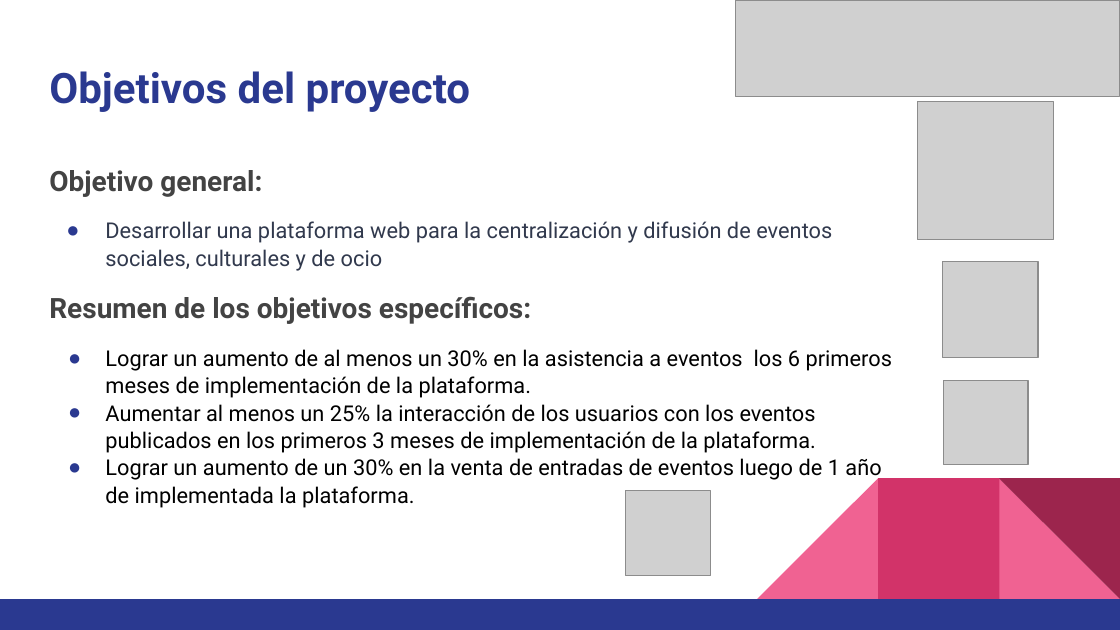
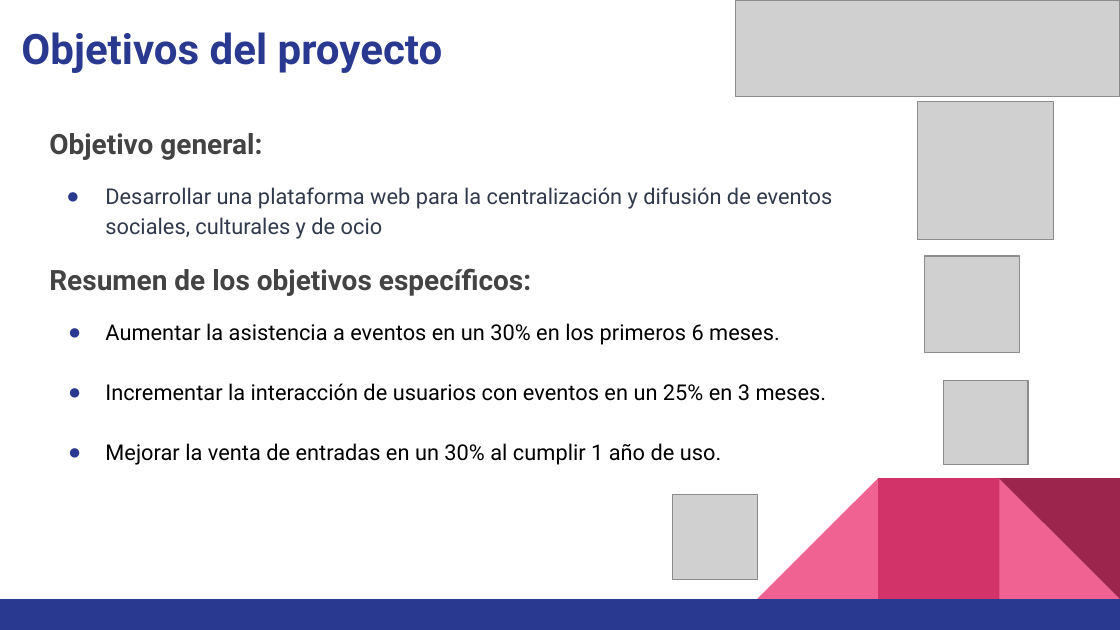
Before and after one commit to javegaf/Capstone, a slide deck: slide 4 of Fase 2/Evidencias Proyecto/Presentacion Proyecto.pptx. Drawn at 1120x630 pixels with LibreOffice and Linux fonts; fonts in the diff are those of the drawing; grey boxes stand for pictures. Boxes give left, top, right and bottom in pixels: in the first picture for what was removed or moved away, otherwise in the second. Text is boxed around its words. In the diff, an @@ line names an element or a change of style, - is before the commit and + after.

```diff
--- a/Fase 2/Evidencias Proyecto/Presentacion Proyecto.pptx
+++ b/Fase 2/Evidencias Proyecto/Presentacion Proyecto.pptx
@@ title "Objetivos del proyecto": place and size @@
-title "Objetivos del proyecto" at [49, 71, 471, 112]
+title "Objetivos del proyecto" at [21, 32, 443, 73]
@@ text "Objetivo general:": place and size @@
-text "Objetivo general:" at [49, 170, 892, 508]
+text "Objetivo general:" at [49, 133, 832, 465]
@@ text at [49, 133, 832, 296]: line spacing 1.05 to 1.15 @@
@@ picture: place and size @@
-picture at [943, 262, 1038, 358]
+picture at [924, 256, 1019, 353]
@@ text at [105, 323, 827, 465]: text changed @@
-● Lograr un aumento de al menos un 30% en la asistencia a eventos los 6 primeros meses de implementación de la plataforma.
-● Aumentar al menos un 25% la interacción de los usuarios con los eventos publicados en los primeros 3 meses de implementación de la plataforma.
-● Lograr un aumento de un 30% en la venta de entradas de eventos luego de 1 año de implementada la plataforma.
+● Aumentar la asistencia a eventos en un 30% en los primeros 6 meses.
+● Incrementar la interacción de usuarios con eventos en un 25% en 3 meses.
+● Mejorar la venta de entradas en un 30% al cumplir 1 año de uso.
@@ picture: place and size @@
-picture at [626, 491, 711, 576]
+picture at [673, 494, 758, 579]
```
Also in this commit, not shown: 7 other slides changed, 4 slides added, 4 slides removed, 1 other file.
